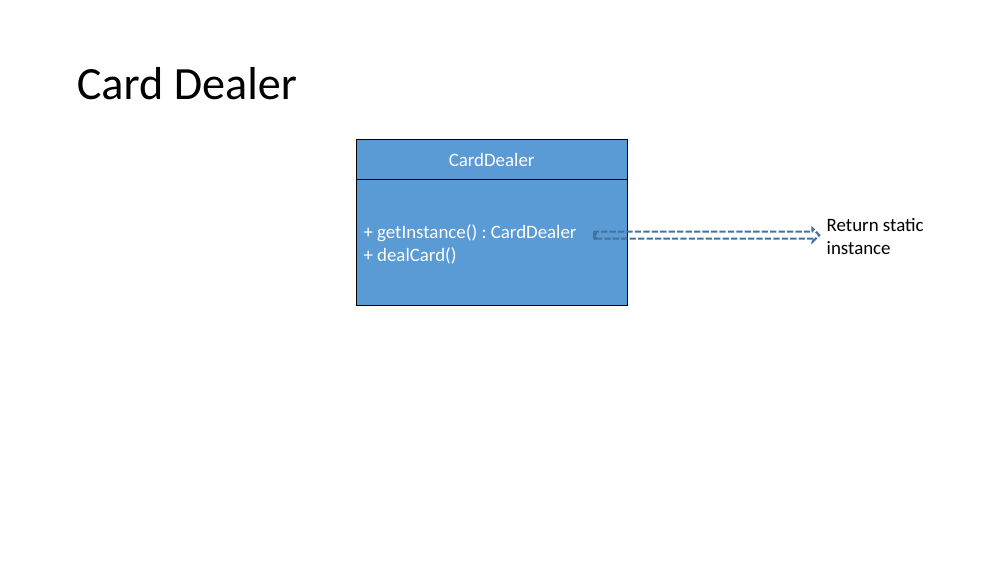
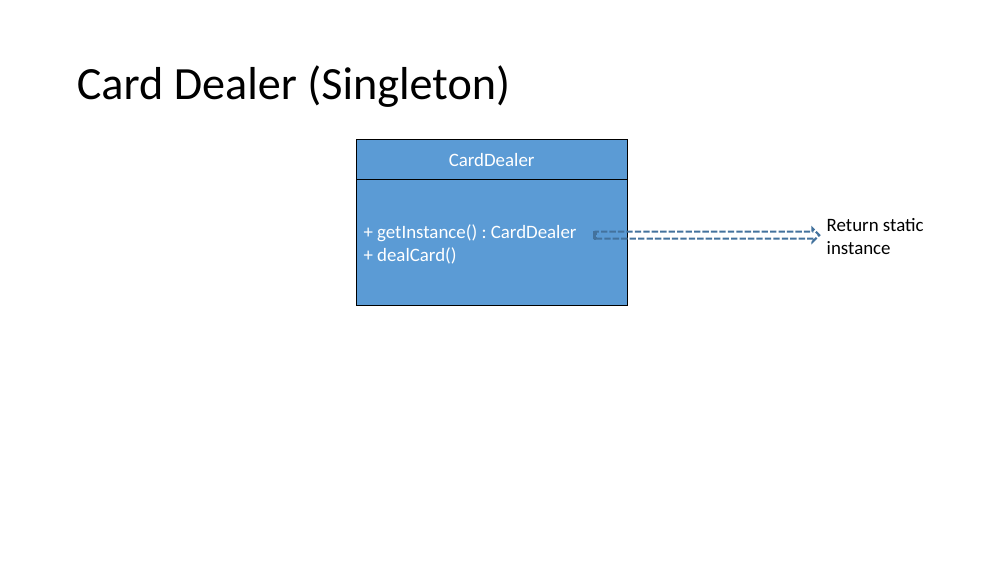
Before and after one commit to NguyenDonuts/DesignPatternTraining, a slide deck: slide 4 of Documents/Week1_Project_Design.pptx. Drawn at 1008x567 pixels with LibreOffice and Linux fonts; fonts in the diff are those of the drawing. Boxes give left, top, right and bottom in pixels: in the first picture for what was removed or moved away, otherwise in the second. Text is boxed around its words. In the diff, an @@ line names an element or a change of style, - is before the commit and + after.

Commit message:
update training docs

```diff
--- a/Documents/Week1_Project_Design.pptx
+++ b/Documents/Week1_Project_Design.pptx
@@ title at bbox=[77, 65, 510, 107]: text changed @@
-Card Dealer
+Card Dealer (Singleton)
```
